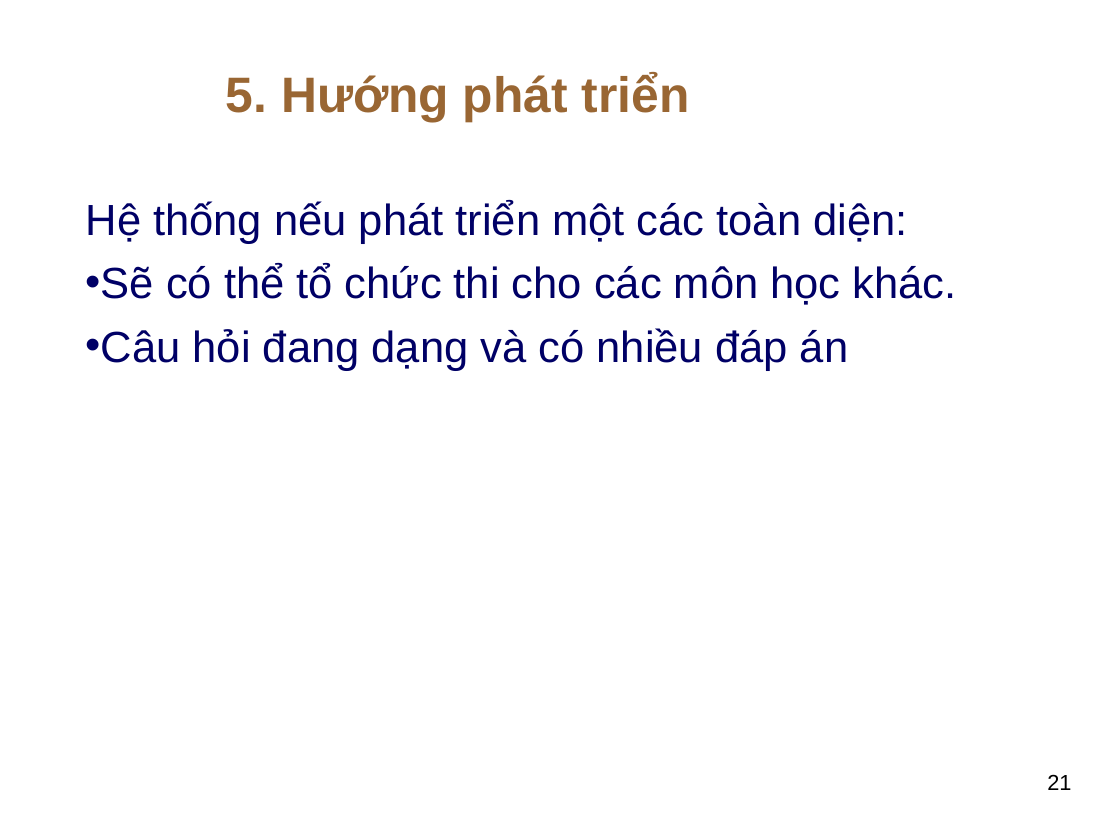
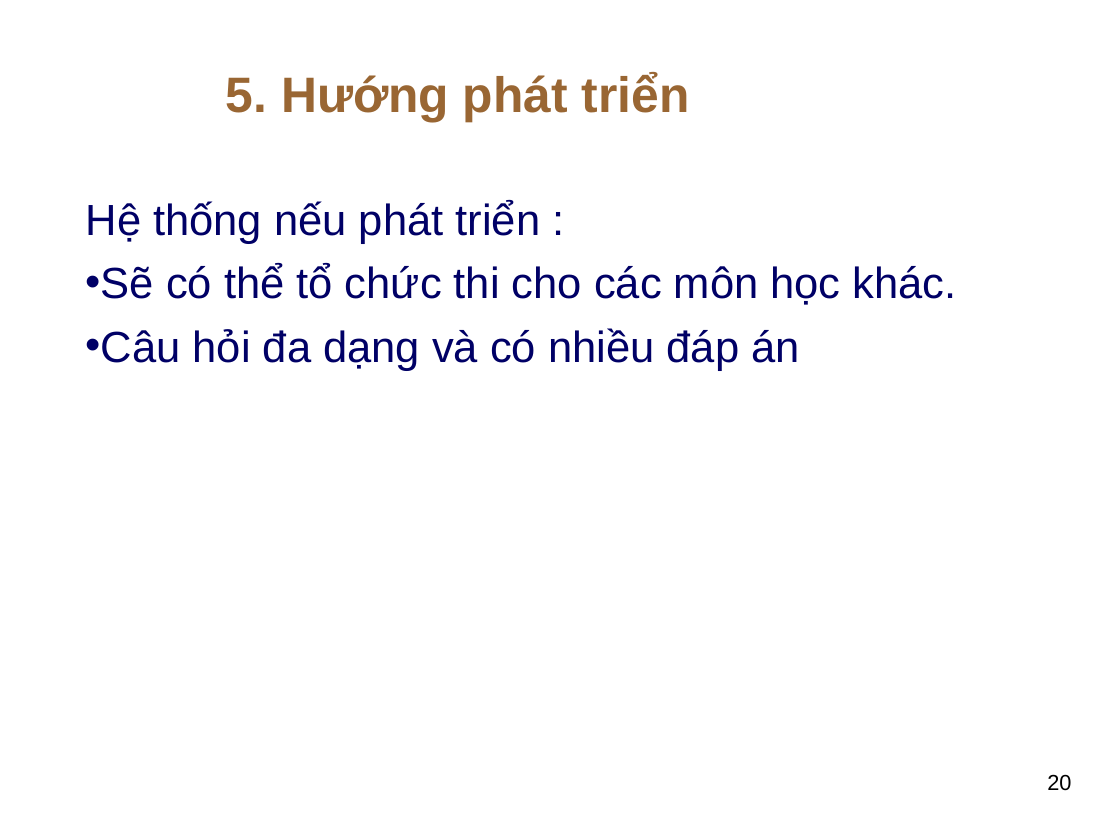
Before and after one commit to thuhuynh4393/testfrontend, a slide deck: slide 20 of Thu HUynh - SLide bao cao.ppt (slide 21 before the commit). Drawn at 1120x840 pixels with LibreOffice and Linux fonts; fonts in the diff are those of the drawing; background and template pictures are left out. Boxes give left, top, right and bottom in pixels: in the first picture for what was removed or moved away, otherwise in the second. Text is boxed around its words. In the diff, an @@ line names an element or a change of style, - is before the commit and + after.

```diff
--- a/Thu HUynh - SLide bao cao.ppt
+++ b/Thu HUynh - SLide bao cao.ppt
@@ text at (86, 200, 541, 244): text changed @@
-  Hệ thống nếu phát triển một các toàn diện:
+  Hệ thống nếu phát triển :
@@ text at (86, 328, 799, 371): text changed @@
-  • Câu hỏi đang dạng và có nhiều đáp án
+  • Câu hỏi đa dạng và có nhiều đáp án
@@ page number at (1047, 774, 1071, 791): text changed @@
-21
+20
```
Also in this commit, not shown: 3 other slides changed, 10 slides added, 11 slides removed, 1 other file.
